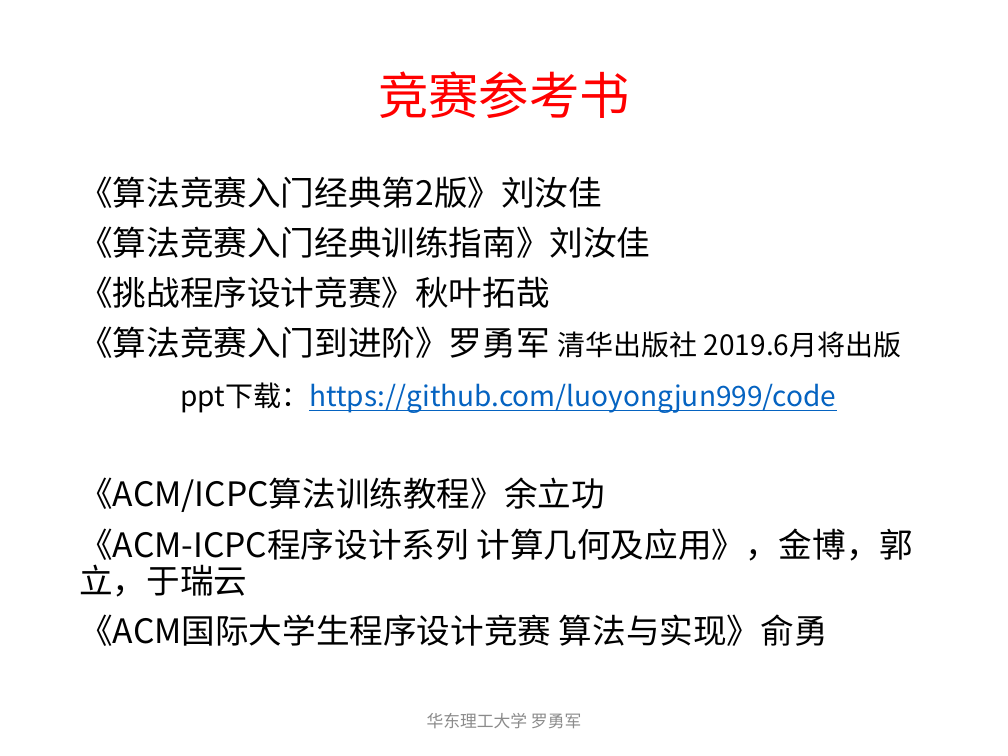
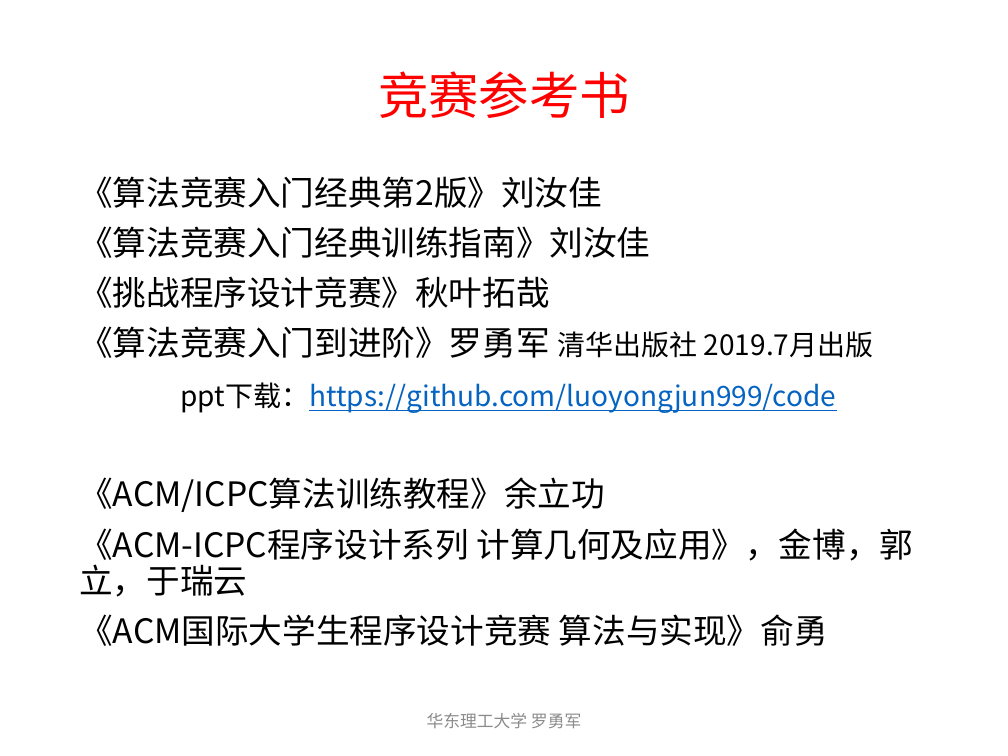
Before and after one commit to luoyongjun999/code, a slide deck: slide 22 of 初学者指南/1零基础起步.pptx. Drawn at 1008x756 pixels with LibreOffice and Linux fonts; fonts in the diff are those of the drawing. Boxes give left, top, right and bottom in pixels: in the first picture for what was removed or moved away, otherwise in the second. Text is boxed around its words. In the diff, an @@ line names an element or a change of style, - is before the commit and + after.

```diff
--- a/初学者指南/1零基础起步.pptx
+++ b/初学者指南/1零基础起步.pptx
@@ text at (79,326,874,358): text changed; size 20 to 24 pt @@
-《算法竞赛入门到进阶》罗勇军 清华出版社 2019.6月将出版
+《算法竞赛入门到进阶》罗勇军 清华出版社 2019.7月出版
```
